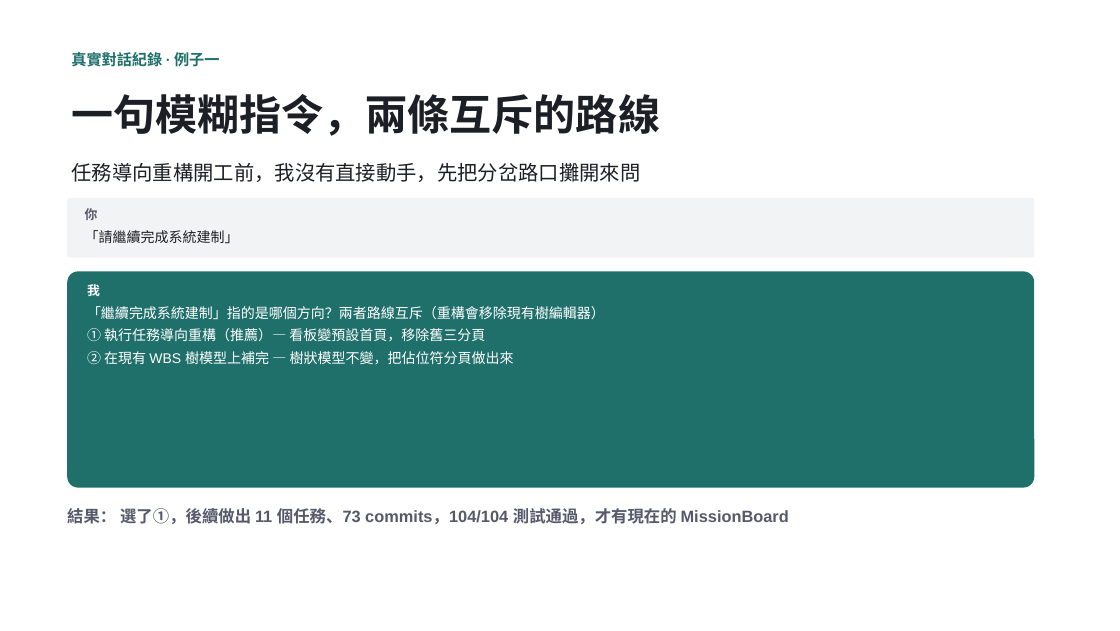
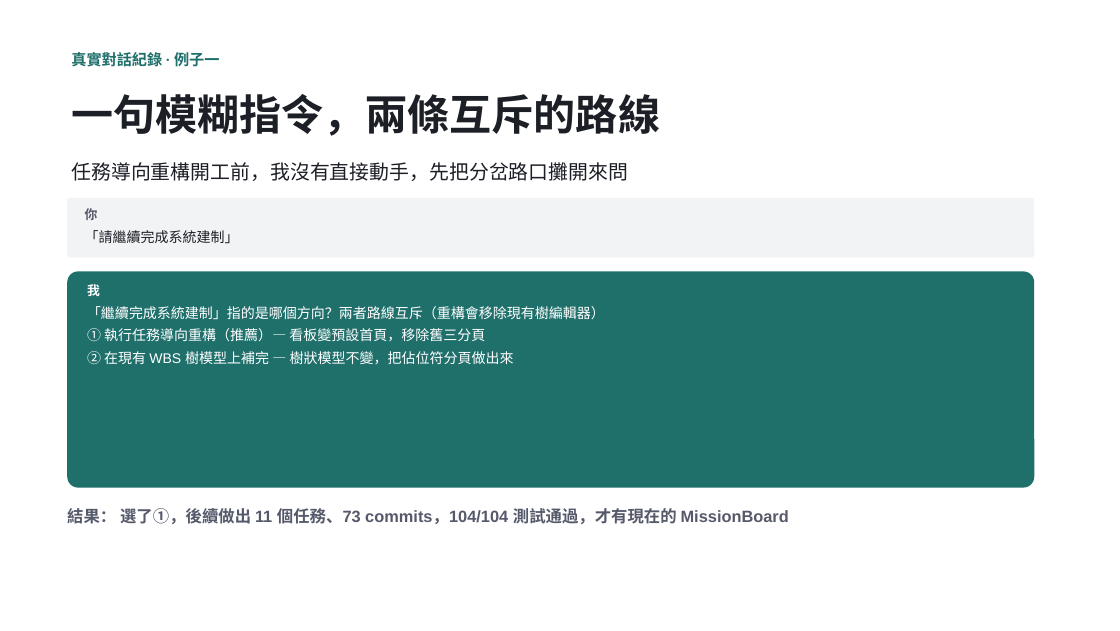
Before and after one commit to LinGaOscar/Spring-MissionBoard, a slide deck: slide 18 of docs/從HTML到SaaS_AI開發技巧回顧.pptx. Drawn at 1120x631 pixels with LibreOffice and Linux fonts; fonts in the diff are those of the drawing. Boxes give left, top, right and bottom in pixels: in the first picture for what was removed or moved away, otherwise in the second. Text is boxed around its words. In the diff, an @@ line names an element or a change of style, - is before the commit and + after.

```diff
--- a/docs/從HTML到SaaS_AI開發技巧回顧.pptx
+++ b/docs/從HTML到SaaS_AI開發技巧回顧.pptx
@@ text "任務導向重構開工前，我沒有直接動手，先把分岔路口攤開來問" at (71,162,628,181): size 17.4 to 17 pt @@
```
Also in this commit, not shown: 1 other slide changed, 3 slides added.
